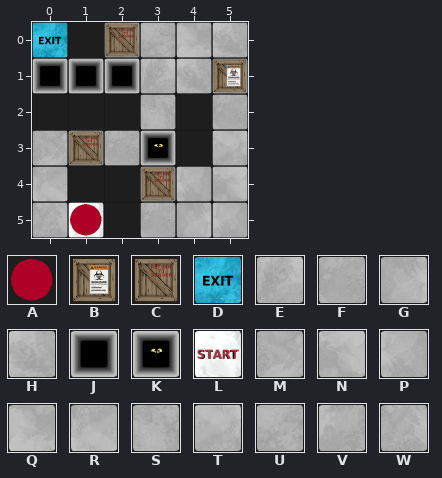
Level history. Tiled map: Content/maps/zone1/EssenceOfOrder.tmx. This is how it looked before the edit.
Cells are 100x100 px. Shown: x 0..5, y 0..5. Tiles whose own drawing changed are shown in their newer look in all pictures.
Key: from "sprite_sheet": A 0, B 10, C 16, D 17, E 30, F 53, G 55, H 59, J 77, K 79, L 92; from "sprite_sheet - Copy": M 24, N 27, P 28, Q 30, R 31, S 34, T 38, U 40, V 51, W 53.
_ is an empty cell.
Objects are placed by their top-left corner, in cells (3,4 is the top-left corner of cell 3,4); size is 1x1 cell unless given.
Layer "Essence of Order" before, first column x 0:
0 __EUQH
1 ___EHR
2 ___S_F
3 MVF__T
4 R__PPN
5 WL_FGP
Objects on layer "Elements" before:
D "Exit" at 0,0
J "Pit2" at 2,1
J "Pit3" at 1,1
J "Pit4" at 0,1
K "Pit1" at 3,3
Objects on layer "Entities" before:
C "Box4" at 2,0
B "Box3" at 5,1
C "Box1" at 1,3
C "Box2" at 3,4
A "Player" at 1,5
After:
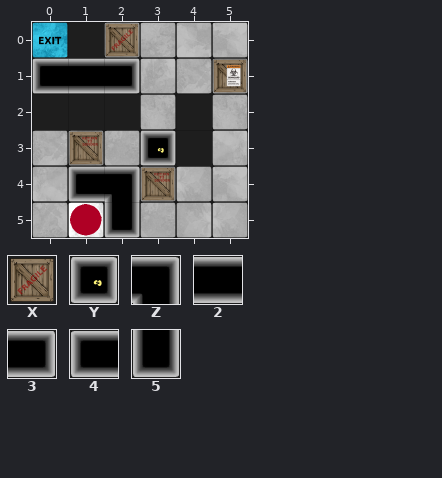
Further tiles: from "sprite_sheet - Copy": X 6, Y 75 flipped left-right, Z 78, 2 88, 3 91, 4 99, 5 103.
Log entry: Update sprite_sheet with more pit sprites, add movement for player wiht dynamic game map boundaries
Changes in this commit:
Changed rows in their new state; . is an unchanged cell.
Layer "Essence of Order":
first column x 4:
0 .N
1 M.
Layer "Elements":
changed: J "Pit2" at 2,1 -> 3 "Pit2" at 2,1
changed: J "Pit3" at 1,1 -> 2 "Pit3" at 1,1
changed: J "Pit4" at 0,1 -> 4 "Pit4" at 0,1
changed: K "Pit1" at 3,3 -> Y "Pit1" at 3,3
added: J "BottomlessPit" at 2,4
added: Z "BottomlessPit" at 2,4
added: 4 "BottomlessPit" at 1,4
added: 5 "BottomlessPit" at 2,5
Layer "Entities":
changed: C "Box4" at 2,0 -> X "Box4" at 2,0
